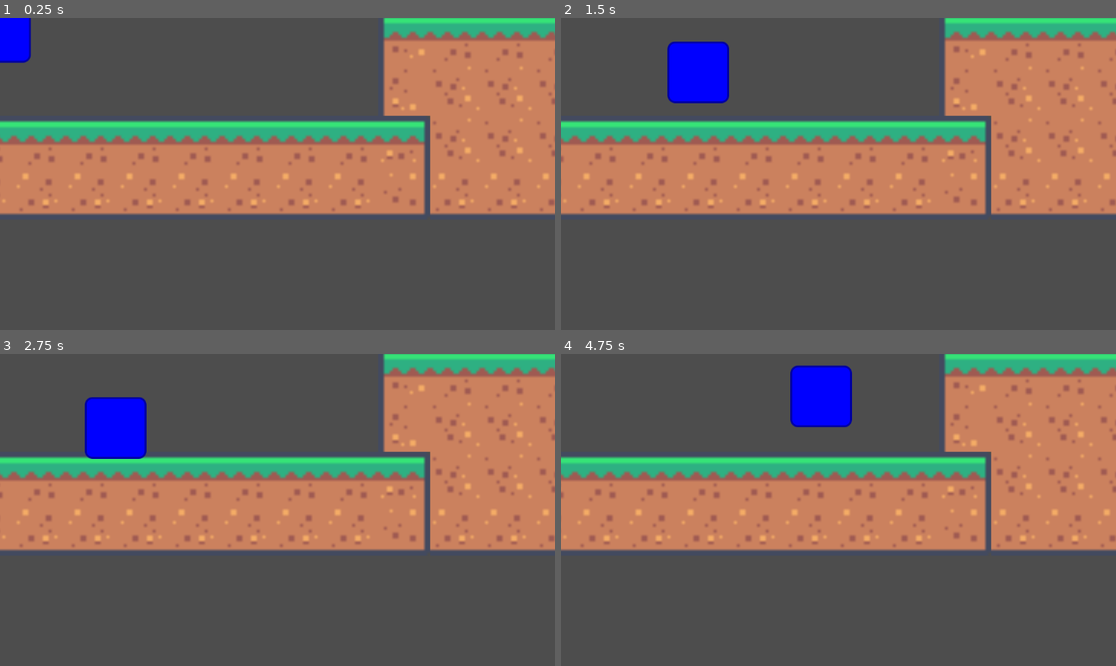
Above: before the commit, frames 1-4 (two rows, left to right).
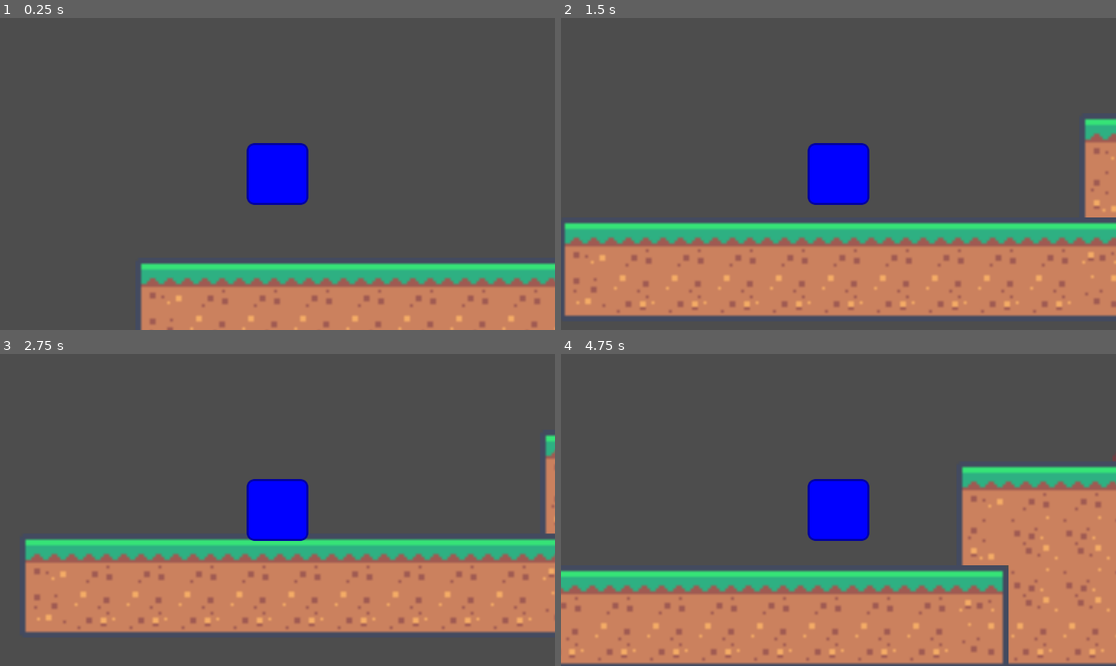
Above: after the commit, the same moments.

Repository: collectioncard/cmpm-170-prototype-3
Game: Godot game, scene res://scenes/main.tscn
The game is run twice, just before and just after one commit, with the same random seed, the same clock (stepped at 60 frames per second) and the same inputs. The engine's default icon, where the game draws it, is replaced by a stand-in: a white triangle on a blue panel in a dark square.
Inputs (mouse positions are in pixels of both pictures, inside the frame that each line leads up to):
- Up to frame 1 (0.25 s): no input
- Up to frame 2 (1.5 s): tap Enter (ui_accept) at 0.5, 0.77 s; move the mouse to (960, 158) at 0.52 s; hold Right (ui_right) from 0.53 s (still down); click (960, 158) at 0.67 s; move the mouse to (727, 189) at 1.27 s
- Up to frame 3 (2.75 s): tap Enter (ui_accept) at 1.52 s; move the mouse to (333, 441) at 2.02 s; release Right (ui_right) at 2.03 s; hold Left (ui_left) from 2.03 s (still down)
- Up to frame 4 (4.75 s): move the mouse to (810, 572) at 2.77 s; release Left (ui_left) at 2.78 s; hold Right (ui_right) 2.78-4.28 s; click (810, 572) at 2.92 s; tap Enter (ui_accept) at 3.02, 3.77, 4.52 s; move the mouse to (1005, 556) at 3.52 s; move the mouse to (672, 463) at 4.27 s; hold Left (ui_left) from 4.28 s (still down)

The runs differ from the first frame. In frame 1, 57% of the frame differs, in the area x 0-100%, y 0-100%; in frame 2, 71%, in the area x 0-100%, y 0-96%; in frame 3, 67%; in frame 4, 69%.

Commit message:
Add camera to player

Diff:
--- a/prototype-4--bird-game/scenes/main.tscn
+++ b/prototype-4--bird-game/scenes/main.tscn
@@ -261,6 +261,8 @@
 [node name="Player" type="CharacterBody2D" parent="."]
 script = ExtResource("1_n3l4d")
 
+[node name="Camera2D" type="Camera2D" parent="Player"]
+
 [node name="body" type="CollisionShape2D" parent="Player"]
 position = Vector2(0.5, -2)
 shape = SubResource("RectangleShape2D_e6gvg")
